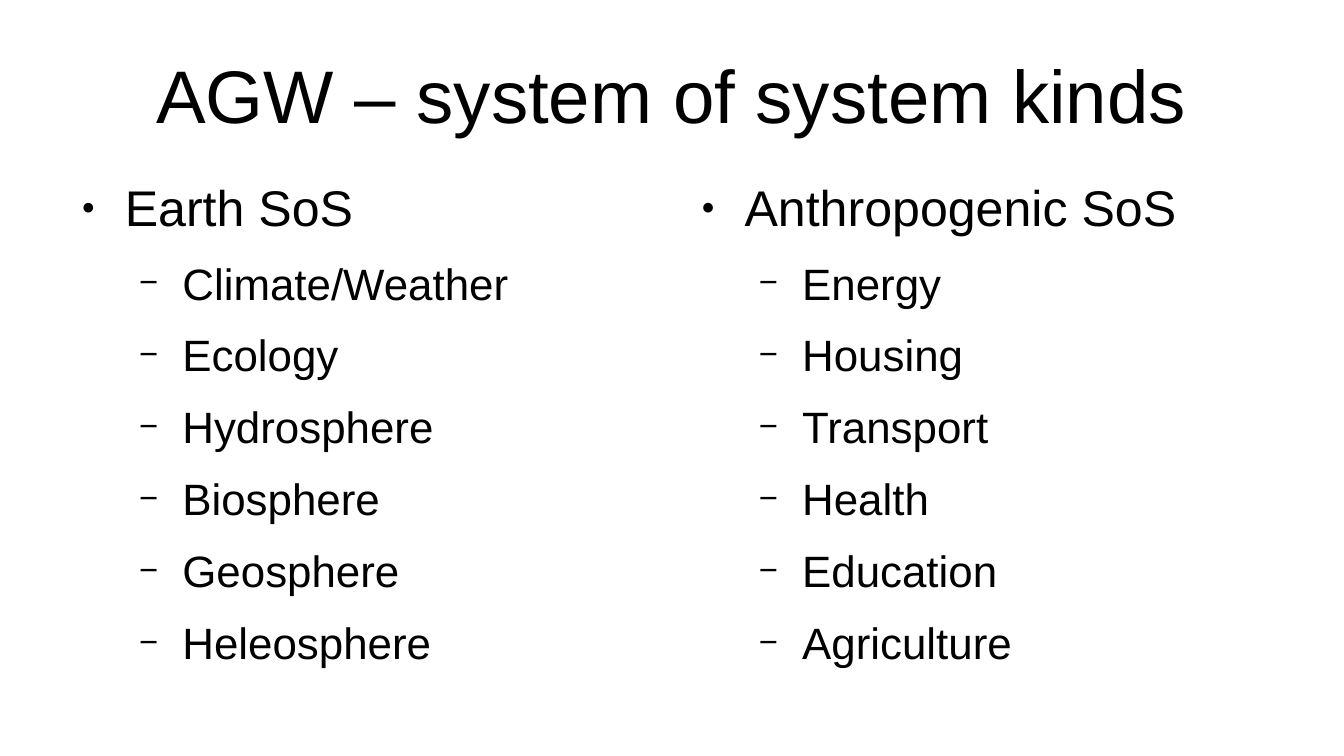
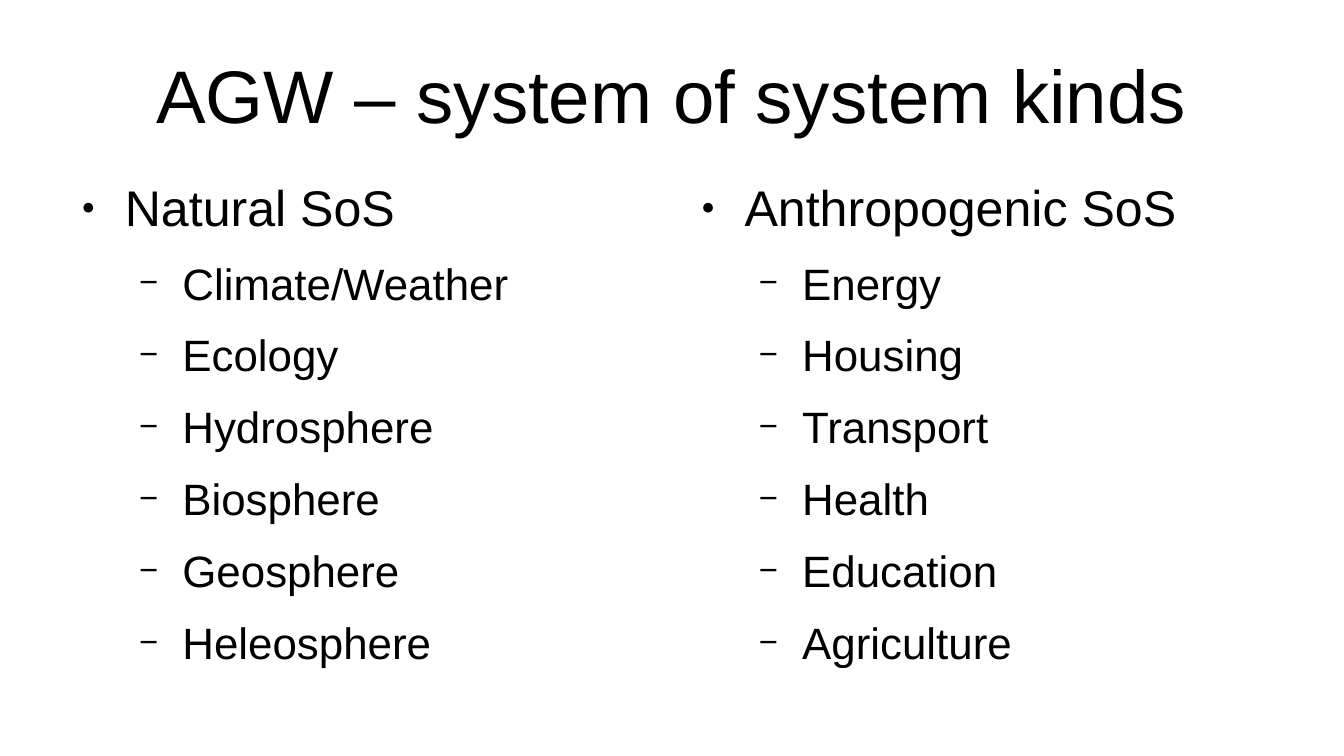
Before and after one commit to YorkEarwaker/Climate-Model, a slide deck: slide 10 of ppm/anthropogenic-global-warming-context.odp. Drawn at 1344x756 pixels with LibreOffice and Linux fonts; fonts in the diff are those of the drawing. Boxes give left, top, right and bottom in pixels: in the first picture for what was removed or moved away, otherwise in the second. Text is boxed around its words. In the diff, an @@ line names an element or a change of style, - is before the commit and + after.

```diff
--- a/ppm/anthropogenic-global-warming-context.odp
+++ b/ppm/anthropogenic-global-warming-context.odp
@@ text at bbox=[125, 189, 395, 227]: text changed @@
-● Earth SoS
+● Natural SoS
```
Also in this commit, not shown: 4 other slides changed.
